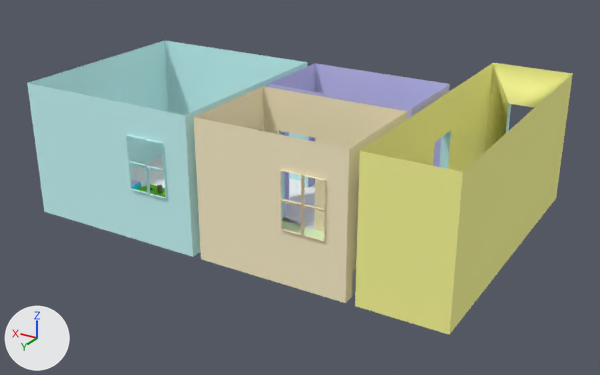
The COLLADA model assets/first_apartment_bad.dae as it was, and as the next commit left it.
One viewpoint serves both versions: a 50 mm lens placed at (-10.73, 14.82, 7.91), pointed at (-1.95, 0.19, 0.6). Arrows for +X, +Y and +Z are at lower left; the lights stay in place. Where no turn or scale is listed for an object, it has been applied to the vertices. Vertices at the same position are counted once.

The first picture shows 'group_13', 'group_15', 'group_16', 'group_17', 'group_19', 'group_20', 'group_3'.
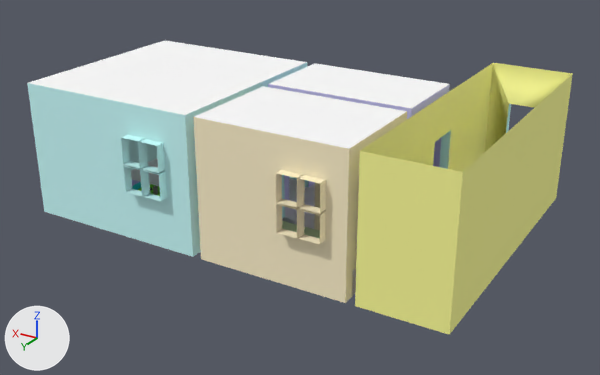
The change, as a list of edits to the scene's bpy script:
```text
Change me_group_3:
    where me_group_3.from_pydata(...)  # 28 vertices, 44 faces; spans x -0.2..3.28, y 0.0..2.17, z 0.0..3.0
    used by ob_group_3; location = (-4.69, -1.38, 0.0)
    verts and faces of me_group_3; kept vertices keep their numbers, new ones are numbered from 28
    before: 4 (0.0, 0.0, 3.0) at pixel (449, 83), 7 (0.0, 1.97, 3.0) at pixel (411, 108), 8 (3.28, 1.97, 3.0) at pixel (268, 83), 15 (3.28, 0.0, 3.0) at pixel (314, 63)
    me_group_3 part 1
    add faces += [(4, 7, 8), (4, 8, 15)]  # mat_material (white #ffffff)
Change me_group_13:
    where me_group_13.from_pydata(...)  # 20 vertices, 30 faces; spans x 2.51..6.92, y 3.69..8.22, z 0.0..3.0
    used by ob_group_13; location = (-3.92, -5.07, 0.0)
    verts and faces of me_group_13; kept vertices keep their numbers, new ones are numbered from 20
    before: 0 (6.92, 8.22, 3.0) at pixel (27, 82), 7 (2.71, 8.22, 3.0) at pixel (184, 115), 9 (6.92, 3.69, 3.0) at pixel (164, 40), 13 (2.71, 3.69, 3.0) at pixel (307, 62)
    me_group_13 part 2
    add faces += [(0, 13, 7), (0, 9, 13)]  # mat_material (white #ffffff)
Change me_group_15:
    where me_group_15.from_pydata(...)  # 16 vertices, 22 faces; spans x 0.0..3.28, y 0.0..2.36, z 0.0..3.0
    used by ob_group_15; location = (-4.69, 0.79, 0.0)
    verts and faces of me_group_15; kept vertices keep their numbers, new ones are numbered from 16
    before: 3 (3.28, 2.36, 3.0) at pixel (193, 116), 7 (0.0, 2.36, 3.0) at pixel (349, 148), 9 (3.28, 0.0, 3.0) at pixel (262, 86), 10 (0.0, 0.0, 3.0) at pixel (407, 111)
    me_group_15 part 3
    add faces += [(3, 10, 7), (3, 9, 10)]  # mat_material (white #ffffff)
    add me_group_15.materials.append(mat_material)  # white #ffffff
Change me_group_19:
    where me_group_19.from_pydata(...)  # 36 vertices, 58 faces; spans x 0.0..0.947, y 0.0..0.05, z 0.0..1.21
    used by ob_group_19; location = (-0.66, 3.15, 1.15)
    me_group_19 part 4: the whole mesh is scaled about the mesh origin by (1, 4, 1)
Add me_group_24:
    me_group_24.from_pydata(...)  # 36 vertices, 58 faces; spans x 0.0..0.947, y 0.0..0.2, z 0.0..1.21
    me_group_24.materials.append(mat_color_d01)  # beige #fff2cc
Change ob_group_17:
    ob_group_17.location: (-0.08, 2.61, 0.97) -> (-0.04, 2.7, 0.97)
Change ob_group_20:
    ob_group_20: bpy.data.objects.new('group_20', me_group_20) -> bpy.data.objects.new('group_20', None)
    ob_group_20.location: (-4.275, 3.147, 1.151) -> (-4.691, 2.42, 0.0)
Add ob_group_24:
    ob_group_24 = bpy.data.objects.new('group_24', me_group_24)
    ob_group_24.location = (-4.28, 3.15, 1.15)
```

Changed parts and their boxes [x1, y1, x2, y2] in the pictures (600 x 375 px; the box of a moved part takes in the faces that stretch with it):
'group_24', added (beige): after [276, 169, 327, 244]
'group_19', mesh rescaled (12% wider): before [126, 134, 168, 199]; after [121, 134, 168, 201]
'group_20', no longer drawn (beige): before [280, 169, 327, 241]
'group_17', moved: before [157, 185, 163, 194]; after [153, 186, 158, 195]
part 1 of me_group_3, added: after [269, 63, 449, 109]
part 2 of me_group_13, added: after [29, 41, 307, 115]
part 3 of me_group_15, added: after [194, 86, 407, 149]
part 4 of me_group_19, moved or reshaped: before [126, 135, 167, 199]; after [121, 135, 167, 201]
